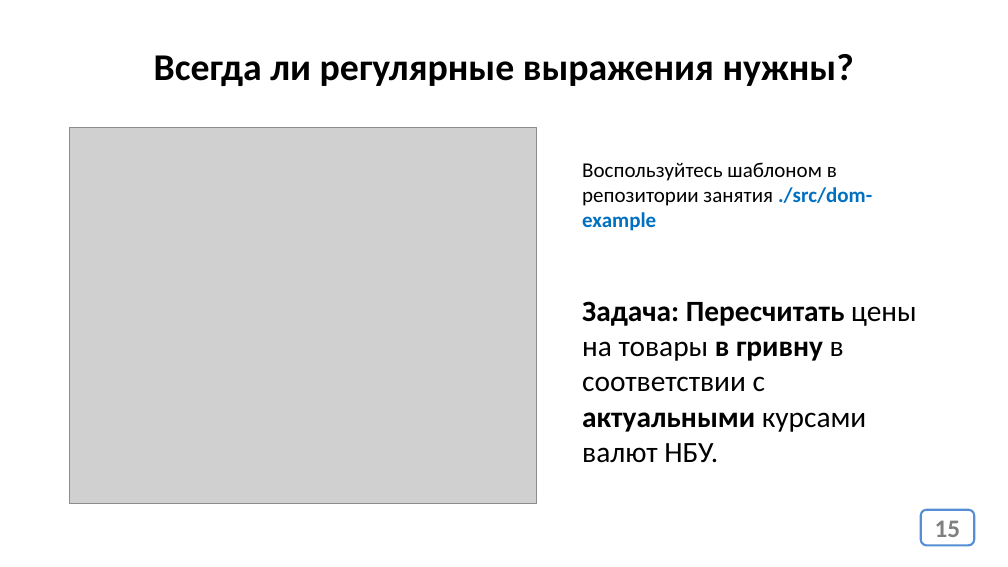
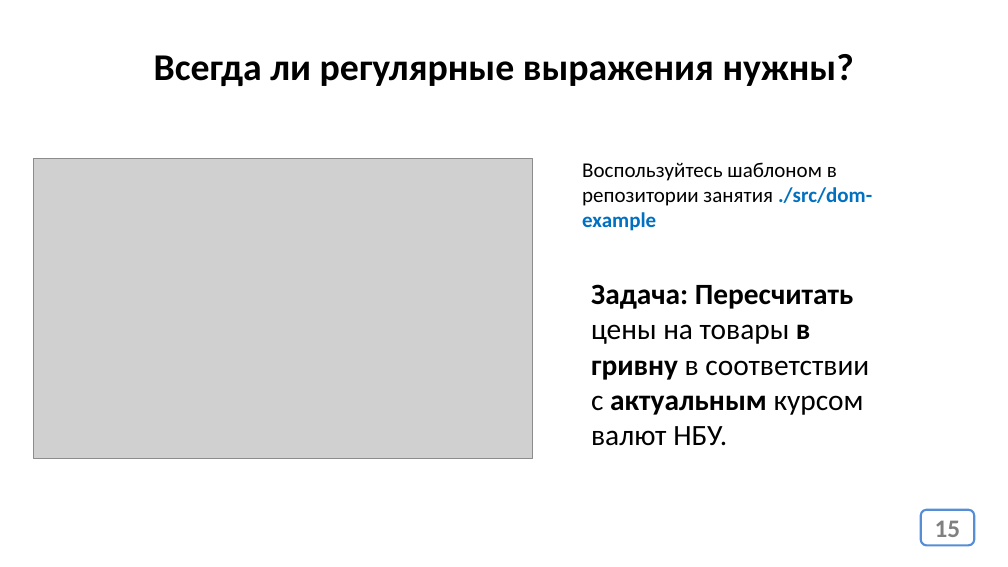
Before and after one commit to js-12-ort-dnipro/lesson09, a slide deck: slide 15 of lesson09.pptx. Drawn at 1008x567 pixels with LibreOffice and Linux fonts; fonts in the diff are those of the drawing; grey boxes stand for pictures. Boxes give left, top, right and bottom in pixels: in the first picture for what was removed or moved away, otherwise in the second. Text is boxed around its words. In the diff, an @@ line names an element or a change of style, - is before the commit and + after.

```diff
--- a/lesson09.pptx
+++ b/lesson09.pptx
@@ picture: place and size @@
-picture at (70,128,537,504)
+picture at (34,159,532,458)
@@ text at (591,284,869,446): text changed @@
-Задача: Пересчитать цены на товары в гривну в соответствии с актуальными курсами валют НБУ.
+Задача: Пересчитать цены на товары в гривну в соответствии с актуальным курсом валют НБУ.
```
Also in this commit, not shown: 2 other files.
